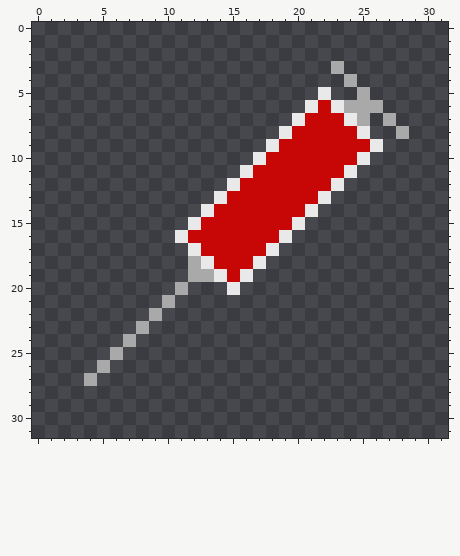
Edited in one commit: pixel-art sprite (textures/medecine_syringe_blood.png). The first picture shows the starting point.
The file is 32x32 pixels. Colours within 5 levels of each other are drawn and written as one.
After:
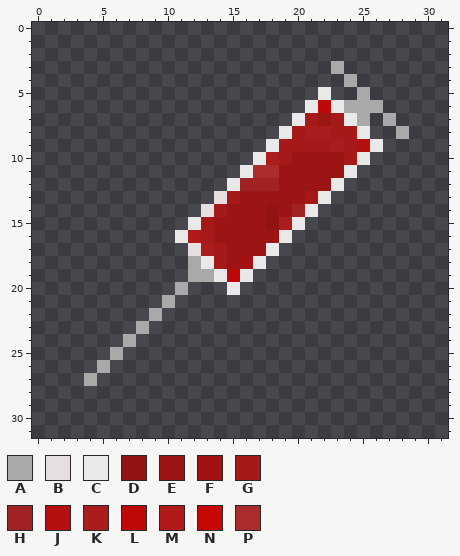
Palette (. is transparent): A #a9a9a9  B #e7dfdf  C #e9e9e9  D #921313  E #9c1515  F #a21212  G #a51919  H #a12222  J #b51010  K #ab1c1c  L #bf0808  M #b21818  N #c70606  P #aa2c2c
The exact change:
The author changed colour C to colour B in row 13 at x 14; in row 14 at x 13; in row 17 at x 12.
The author changed colour N to colour D in rows 14 to 15 at x 18.
The author changed colour N to colour E in row 7 at x 22; in row 10 at x 20 to 23; in row 11 at x 19 to 23; in row 12 at x 19 to 22; in row 13 at x 16 to 20; in row 14 at x 15 to 17 and 19.
The author changed colour N to colour E in row 15 at x 14 to 17; in row 16 at x 14 to 18; in row 17 at x 15 to 17; in row 18 at x 15.
The author changed colour N to colour F in row 18 at x 16.
The author changed colour N to colour G in row 7 at x 21 and 23; in row 8 at x 20 and 23 to 24; in row 9 at x 19 to 22 and 24; in row 10 at x 19 and 24; in row 13 at x 15 and 21; in row 14 at x 14.
The author changed colour N to colour G in rows 15 to 16 at x 13; in rows 17 to 18 at x 14.
The author changed colour N to colour H in row 12 at x 16 to 18; in row 14 at x 20.
The author changed colour N to colour J in row 9 at x 25.
The author changed colour N to colour K in row 8 at x 21 to 22; in row 9 at x 23; in row 10 at x 18; in row 15 at x 19; in row 17 at x 13.
The author changed colour N to colour L in row 6 at x 22; in row 19 at x 15.
The author changed colour N to colour M in row 16 at x 12.
The author changed colour N to colour P in row 11 at x 17 to 18.
Where, in picture pixels (left, top, right, bottom), the same in both pictures:
changed: (188, 100, 370, 282)
